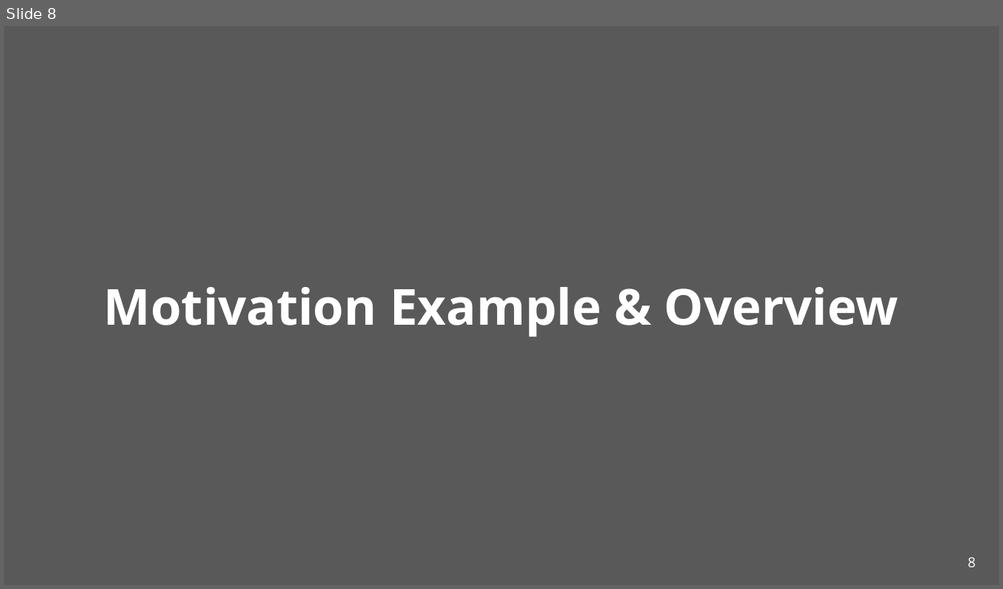
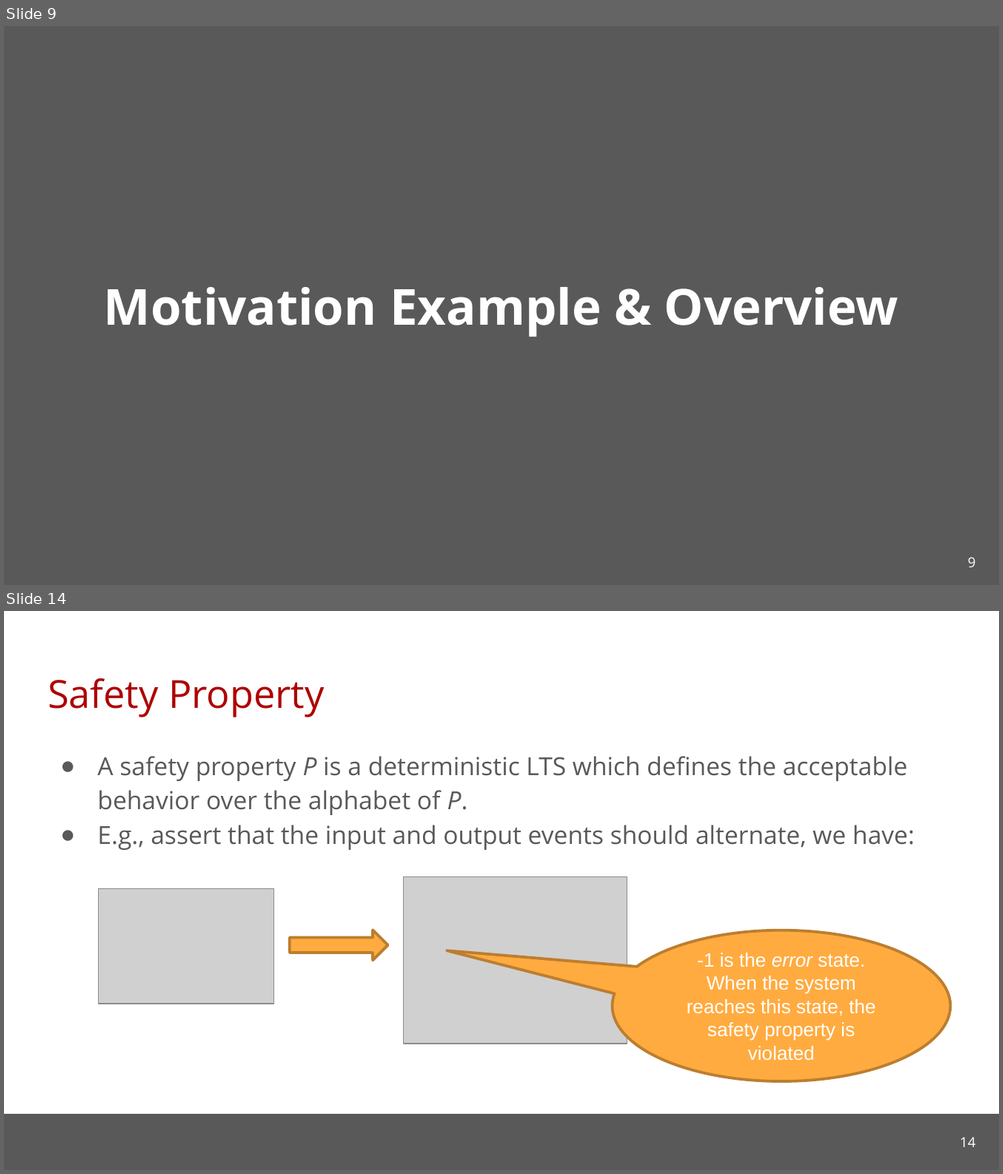
Before and after one commit to cmu-soda/Robustness, a slide deck: Robustness.pptx. Shown one above the other, each under a label of ours: slide 8 before the commit, slides 9 and 14 after it; the slides between them are not shown. The pictures are 1003x589 and 1003x1174 pixels, drawn with LibreOffice and Linux fonts; fonts in the diff are those of the drawing; grey boxes stand for pictures; background and template pictures are left out. Boxes give left, top, right and bottom in pixels: in the first picture for what was removed or moved away, otherwise in the second. Text is boxed around its words. In the diff, an @@ line names an element or a change of style, - is before the commit and + after.

```diff
--- a/Robustness.pptx
+++ b/Robustness.pptx
@@ slide 14 added at (x1=4, y1=611, x2=999, y2=1170), background #FFFFFF @@
@@ title added at (x1=48, y1=678, x2=324, y2=718), 28 pt, text #AE0000 @@
+Safety Property
@@ text added at (x1=97, y1=756, x2=914, y2=850), 18 pt, text #595959 @@
+● A safety property P is a deterministic LTS which defines the acceptable behavior over the alphabet of P.
+● E.g., assert that the input and output events should alternate, we have:
@@ picture added at (x1=99, y1=889, x2=273, y2=1004) @@
@@ picture added at (x1=403, y1=877, x2=626, y2=1045) @@
@@ right arrow added at (x1=290, y1=930, x2=388, y2=961), fill #FFAB40, outline #BD7F2F 2 pt @@
@@ speech bubble added at (x1=612, y1=930, x2=950, y2=1082), fill #FFAB40, outline #BD7F2F 2 pt, 14 pt, text #FFFFFF @@
+-1 is the error state. When the system reaches this state, the safety property is violated
@@ rectangle added at (x1=4, y1=1114, x2=999, y2=1170), fill #595959 @@
@@ page number added at (x1=959, y1=1137, x2=975, y2=1147), 10 pt, text #FFFFFF @@
+14
@@ what was slide 8 is now slide 9 @@
@@ page number at (x1=967, y1=557, x2=976, y2=568): text changed @@
-8
+9
```
Also in this commit, not shown: 10 slides changed, 11 other slides added.
